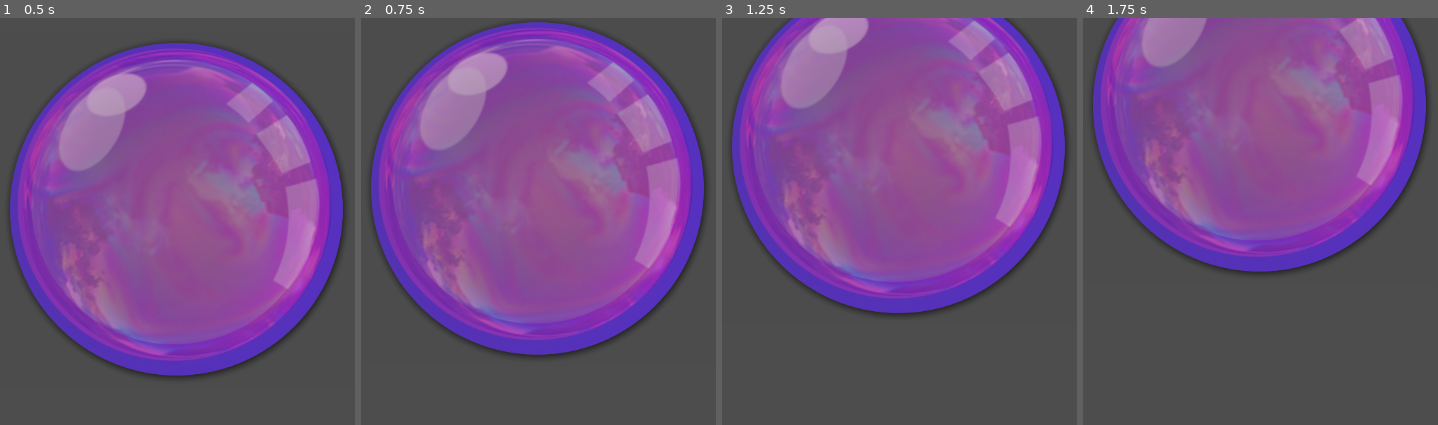
Above: before the commit, frames 1-4 (left to right).
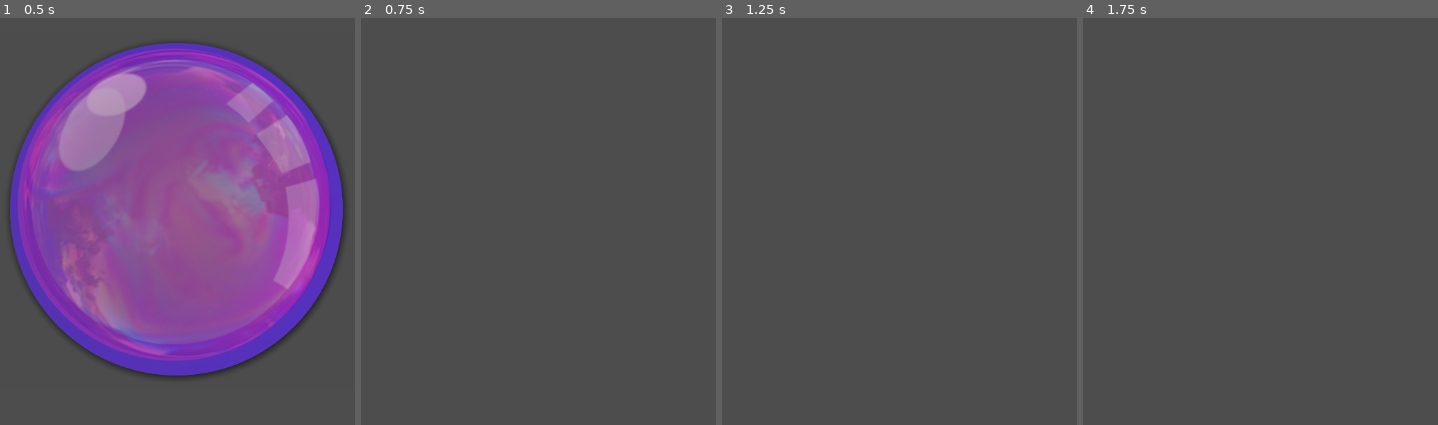
Above: after the commit, the same moments.

Repository: Brog4n/Bubble-Pop
Game: Godot game, scene res://Main/Main.tscn
Same seed, same stepped clock (60 frames per second), same inputs: the game is played once before the commit and once after it.
Inputs (mouse positions are in pixels of both pictures, inside the frame that each line leads up to):
- Up to frame 1 (0.5 s): no input
- Up to frame 2 (0.75 s): move the mouse to (662, 221) at 0.52 s; click (662, 221) at 0.67 s
- Up to frame 3 (1.25 s): no input
- Up to frame 4 (1.75 s): move the mouse to (outside the picture) at 1.27 s; click (outside the picture) at 1.42 s

Frame 1 is identical in both runs. In frame 2, 61% of the frame differs, in the area x 2-98%, y 0-84%; in frame 3, 57%; in frame 4, 50%.

Commit message:
made it so bubble actually pops

Diff:
--- a/Code/Bubble/Bubble.gd
+++ b/Code/Bubble/Bubble.gd
@@ -1,7 +1,19 @@
-extends Node2D
+extends Area2D
 class_name Bubble
 
 var speed = 120 # pixels / seconds
 
+func _ready() -> void:
+	input_event.connect(on_clicked)
+
 func _process(delta: float) -> void:
 	position.y -= speed * delta
+
+func on_clicked(viewport, event, shape):
+		if event is InputEventMouseButton:
+			if event.button_index == MOUSE_BUTTON_LEFT:
+				if event.pressed:
+					pop()
+
+func pop():
+	queue_free()
--- a/Code/Bubble/Bubble.tscn
+++ b/Code/Bubble/Bubble.tscn
@@ -3,8 +3,14 @@
 [ext_resource type="Script" uid="uid://tmjrx1toojrr" path="res://Bubble/Bubble.gd" id="1_sc4i0"]
 [ext_resource type="Texture2D" uid="uid://brsy70u843wyn" path="res://Textures/bubble.png" id="2_iauun"]
 
-[node name="Bubble" type="Node2D" unique_id=2036245363]
+[sub_resource type="CircleShape2D" id="CircleShape2D_tnm5q"]
+radius = 242.1322
+
+[node name="Bubble" type="Area2D" unique_id=1023595912]
 script = ExtResource("1_sc4i0")
 
 [node name="Sprite2D" type="Sprite2D" parent="." unique_id=2008354428]
 texture = ExtResource("2_iauun")
+
+[node name="CollisionShape2D" type="CollisionShape2D" parent="." unique_id=432521280]
+shape = SubResource("CircleShape2D_tnm5q")
